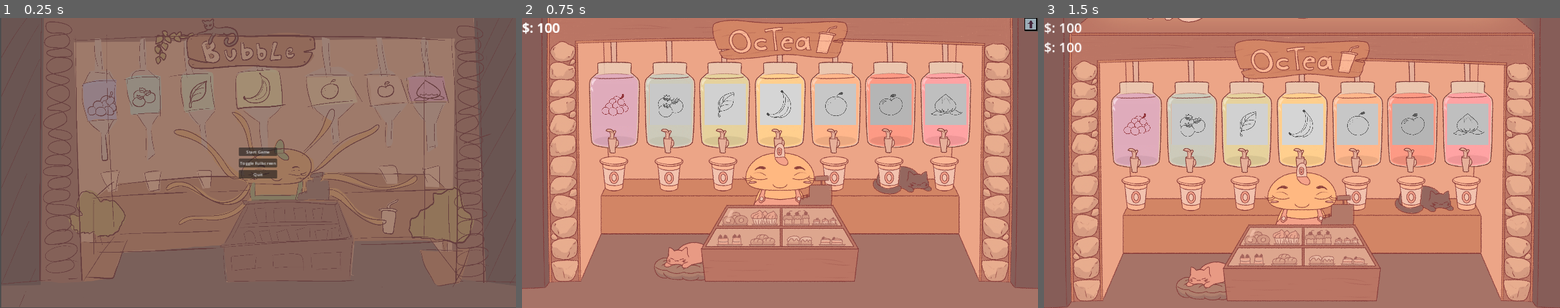
Above: before the commit, frames 1-3 (left to right).
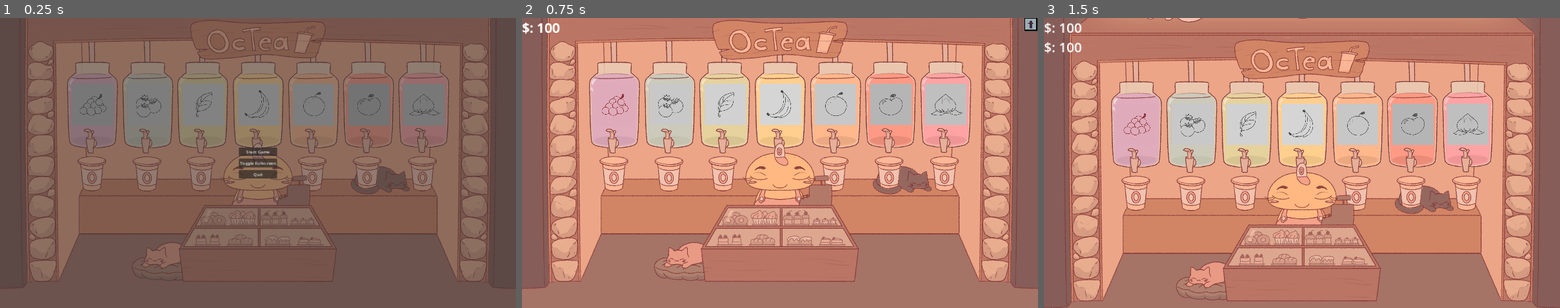
Above: after the commit, the same moments.

Repository: Spedinja/GGJ25
Game: Godot game, scene res://scenes/main_menu.tscn
Two runs of this game, one before a commit and one after it. Both use one fixed random seed, a clock stepped at 60 frames per second and the inputs below. Sound files missing from this copy of the repository are replaced by a short silence.
Inputs (mouse positions are in pixels of both pictures, inside the frame that each line leads up to):
- Up to frame 1 (0.25 s): no input
- Up to frame 2 (0.75 s): click "Start Game" at 0.5 s
- Up to frame 3 (1.5 s): click (1554, 23) at 1.25 s

The runs differ from the first frame. In frame 1, 27% of the frame differs, in the area x 0-100%, y 0-100%; in frame 2, nothing differs; in frame 3, nothing differs.

Commit message:
main menu update

Diff:
--- a/scenes/main_menu.tscn
+++ b/scenes/main_menu.tscn
@@ -1,7 +1,14 @@
-[gd_scene load_steps=3 format=3 uid="uid://dxx4ki7lbx727"]
+[gd_scene load_steps=10 format=3 uid="uid://dxx4ki7lbx727"]
 
-[ext_resource type="Texture2D" uid="uid://n17h4nsnkp1o" path="res://sprites/shop.png" id="1_1j263"]
 [ext_resource type="Script" path="res://scripts/main_menu.gd" id="1_klkhb"]
+[ext_resource type="Texture2D" uid="uid://mnikefdbt2cl" path="res://sprites/Background_Shop.png" id="2_eduoj"]
+[ext_resource type="Texture2D" uid="uid://8pdukleqo72x" path="res://sprites/MachineIcons/Icon_Machine_ 1a.png" id="3_iki6t"]
+[ext_resource type="Texture2D" uid="uid://csopy0743rb2s" path="res://sprites/MachineIcons/Icon_Machine_ 2a.png" id="4_8iv1x"]
+[ext_resource type="Texture2D" uid="uid://nc6ev7fsfhw6" path="res://sprites/MachineIcons/Icon_Machine_ 3a.png" id="5_6ghpu"]
+[ext_resource type="Texture2D" uid="uid://dr67o13odj2sb" path="res://sprites/MachineIcons/Icon_Machine_ 4a.png" id="6_nqfmd"]
+[ext_resource type="Texture2D" uid="uid://dioeje56ptxt8" path="res://sprites/MachineIcons/Icon_Machine_ 5a.png" id="7_uwlwq"]
+[ext_resource type="Texture2D" uid="uid://dbmlm0t3eb26l" path="res://sprites/MachineIcons/Icon_Machine_ 6a.png" id="8_nj6au"]
+[ext_resource type="Texture2D" uid="uid://cl0u1mykw5oe3" path="res://sprites/MachineIcons/Icon_Machine_ 7a.png" id="9_bnf8u"]
 
 [node name="MainMenu_UI" type="Control"]
 layout_mode = 3
@@ -13,9 +20,58 @@
 script = ExtResource("1_klkhb")
 
 [node name="Sprite2D" type="Sprite2D" parent="."]
-self_modulate = Color(1, 1, 1, 0.509804)
-position = Vector2(964, 538)
-texture = ExtResource("1_1j263")
+position = Vector2(960, 540)
+texture = ExtResource("2_eduoj")
+
+[node name="ShopContainer" type="HBoxContainer" parent="."]
+layout_mode = 1
+anchors_preset = -1
+anchor_left = -0.34323
+anchor_top = -0.307689
+anchor_right = 9.18789
+anchor_bottom = 1.55848
+offset_left = 928.001
+offset_top = 578.305
+offset_right = 1104.25
+offset_bottom = 618.31
+scale = Vector2(0.075, 0.075)
+theme_override_constants/separation = 690
+metadata/_edit_use_anchors_ = true
+
+[node name="1" type="TextureRect" parent="ShopContainer"]
+layout_mode = 2
+texture = ExtResource("3_iki6t")
+
+[node name="2" type="TextureRect" parent="ShopContainer"]
+layout_mode = 2
+texture = ExtResource("4_8iv1x")
+
+[node name="3" type="TextureRect" parent="ShopContainer"]
+layout_mode = 2
+texture = ExtResource("5_6ghpu")
+
+[node name="4" type="TextureRect" parent="ShopContainer"]
+layout_mode = 2
+texture = ExtResource("6_nqfmd")
+
+[node name="5" type="TextureRect" parent="ShopContainer"]
+layout_mode = 2
+texture = ExtResource("7_uwlwq")
+
+[node name="6" type="TextureRect" parent="ShopContainer"]
+layout_mode = 2
+texture = ExtResource("8_nj6au")
+
+[node name="7" type="TextureRect" parent="ShopContainer"]
+layout_mode = 2
+texture = ExtResource("9_bnf8u")
+
+[node name="Sprite2D2" type="ColorRect" parent="."]
+self_modulate = Color(1, 1, 1, 0.501961)
+layout_mode = 0
+offset_right = 1920.0
+offset_bottom = 1080.0
+color = Color(0.197937, 0.197937, 0.197937, 1)
 
 [node name="VBoxContainer" type="VBoxContainer" parent="."]
 layout_mode = 1
